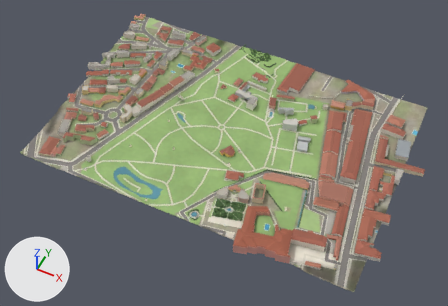
Before and after pictures for a commit that changed the glTF model public/tiles/sudoeste/t_0_5.glb.
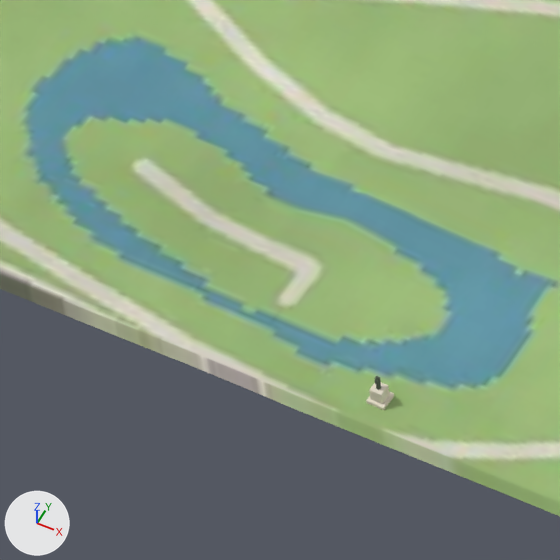
There are two pictures of each version: one whole from a 50 mm lens placed at (-5148.0, -2148.0, 671.0), pointed at (-5417.0, -1610.0, -1.0), one close up on the part from 25% to 36% of the width and 53% to 70% of the height. The lights are fixed; the arrows at lower left show +X, +Y and +Z. The last two pictures show the newer version. Where no turn or scale is listed for an object, it has been applied to the vertices. Vertices at exactly the same position are counted once.

In view in the first close-up: 'buildings', 'terrain'.
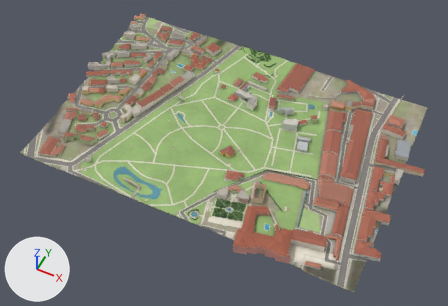
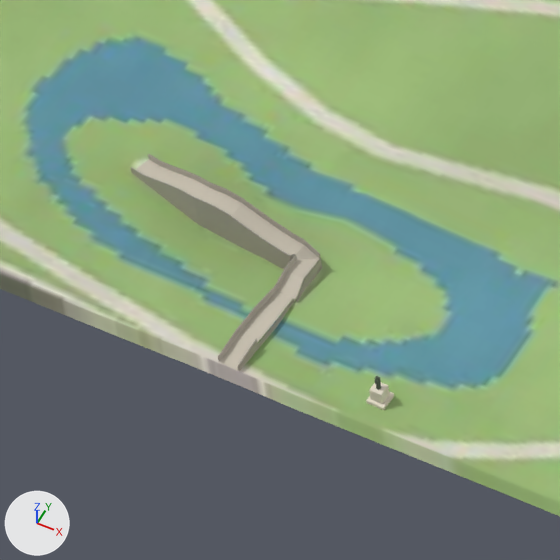
The change, as a list of edits to the scene's bpy script:
```text
Change me_buildings:
    used by ob_buildings; location = (-5418.3, -1583.0, 22.2)
    remove me_buildings.from_pydata(...)  # 19793 vertices, 18365 faces; spans x -271.0..271.0, y -180.0..180.0, z -17.0..17.0
    add me_buildings.from_pydata(...)  # 19947 vertices, 18597 faces; spans x -271.0..271.0, y -180.0..180.0, z -17.0..17.0
    me_buildings part 1: a new loose piece of 146 vertices spanning x -95.0..-65.0, y -163.0..-139.0, z -12.0..-6.0, in mat_buildings
    other edits to the shape of me_buildings do not show in these pictures
```

Pixel boxes [x1, y1, x2, y2] of what changed, in the close-ups (560 x 560 px):
'buildings', reshaped
    before: [366, 376, 394, 410]
    after: [130, 154, 394, 410]
part 1 of me_buildings, added
    after: [130, 154, 322, 371]
